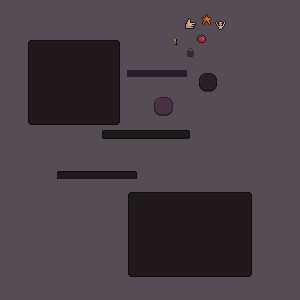
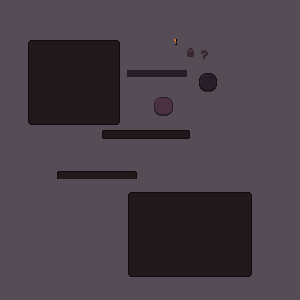
Two versions of the same layered image (300px x 300px). Layer-by-layer changes:
added layer "InventorySlotQuestionIcon.png" above "InventorySlotLockIcon.png" over (201, 50, 208, 59)
removed group "Category icons" (4 layers) over (185, 14, 226, 43)
removed layer "InventoryCategorySkills.png" from group "Category icons" over (215, 21, 226, 30)
removed layer "InventoryCategoryEquipment.png" from group "Category icons" over (185, 18, 196, 29)
removed layer "InventoryCategoryConsumables.png" from group "Category icons" over (197, 34, 206, 43)
removed layer "InventoryCategoryKeyItems.png" from group "Category icons" over (201, 14, 212, 25)
